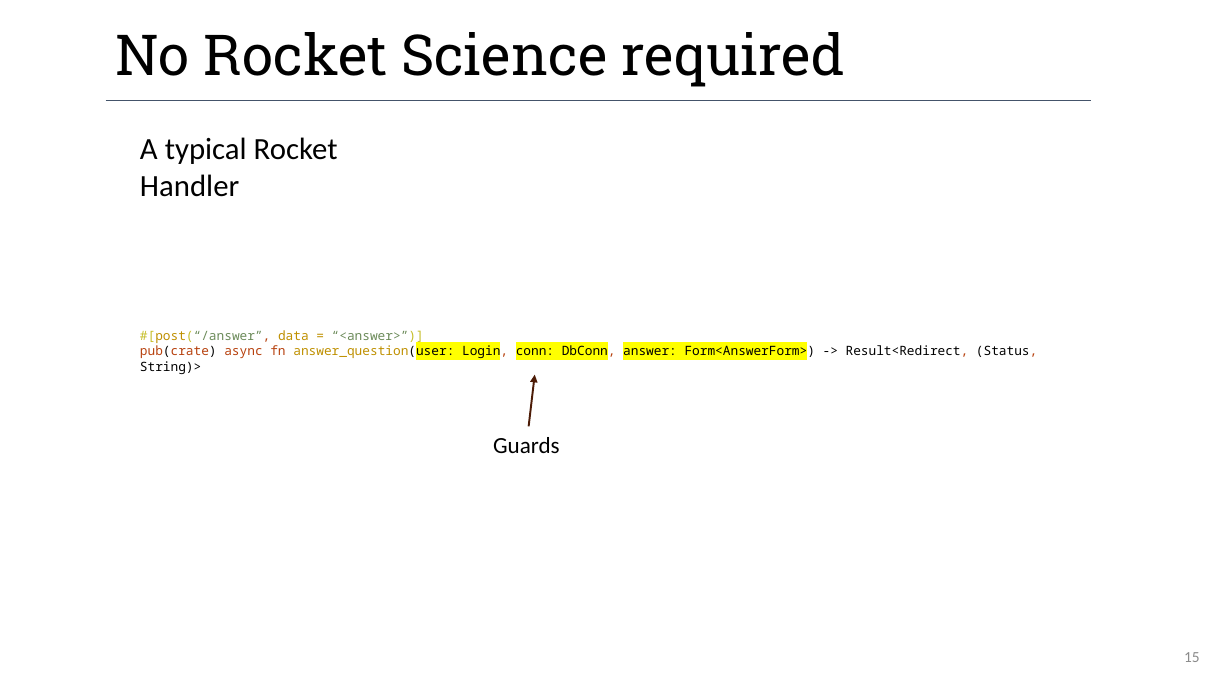
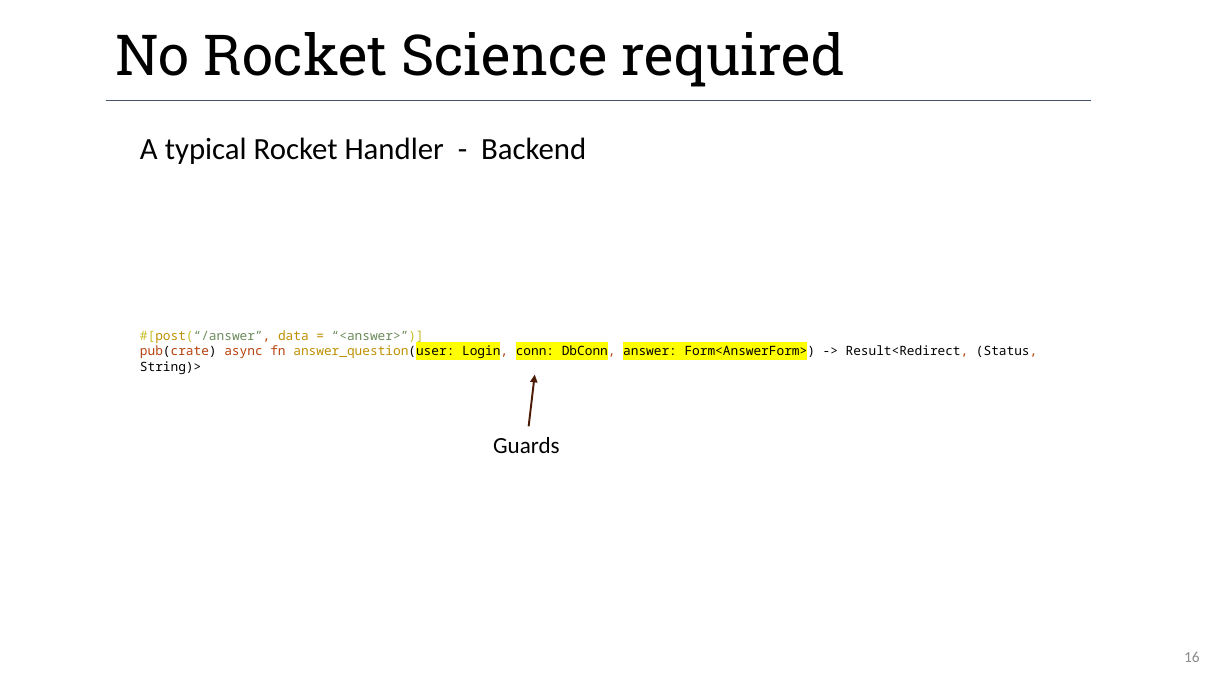
Before and after one commit to FlorianKohn/RustOverflow, a slide deck: slide 16 of talk/Rust Overflow.pptx (slide 15 before the commit). Drawn at 1232x693 pixels with LibreOffice and Linux fonts; fonts in the diff are those of the drawing; background and template pictures are left out. Boxes give left, top, right and bottom in pixels: in the first picture for what was removed or moved away, otherwise in the second. Text is boxed around its words. In the diff, an @@ line names an element or a change of style, - is before the commit and + after.

```diff
--- a/talk/Rust Overflow.pptx
+++ b/talk/Rust Overflow.pptx
@@ text at (140,137,586,164): text changed @@
-A typical Rocket Handler
+A typical Rocket Handler - Backend
@@ page number at (1184,652,1200,662): text changed @@
-15
+16
```
Also in this commit, not shown: 18 other slides changed, 1 slide added, 1 other file.
